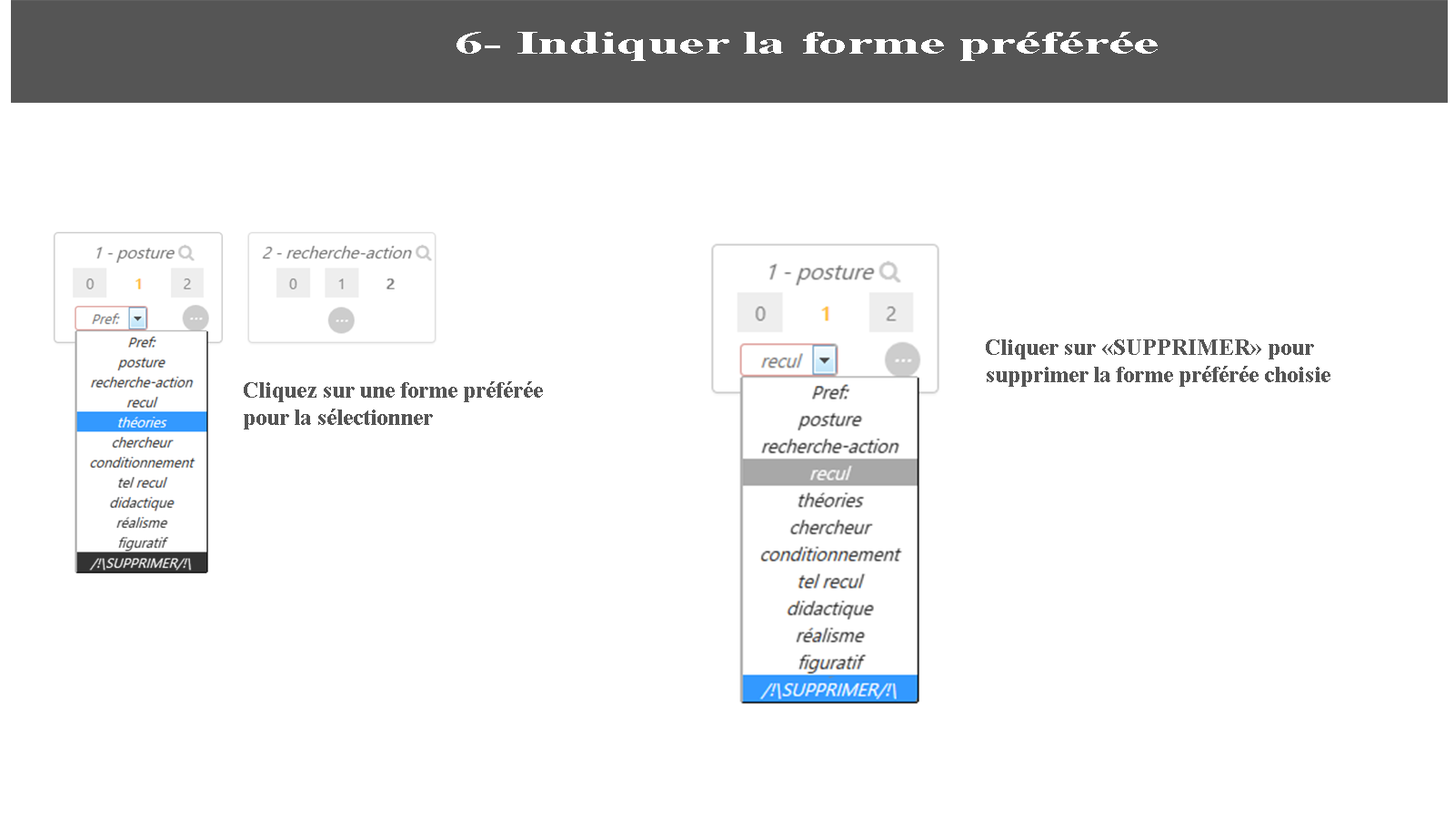
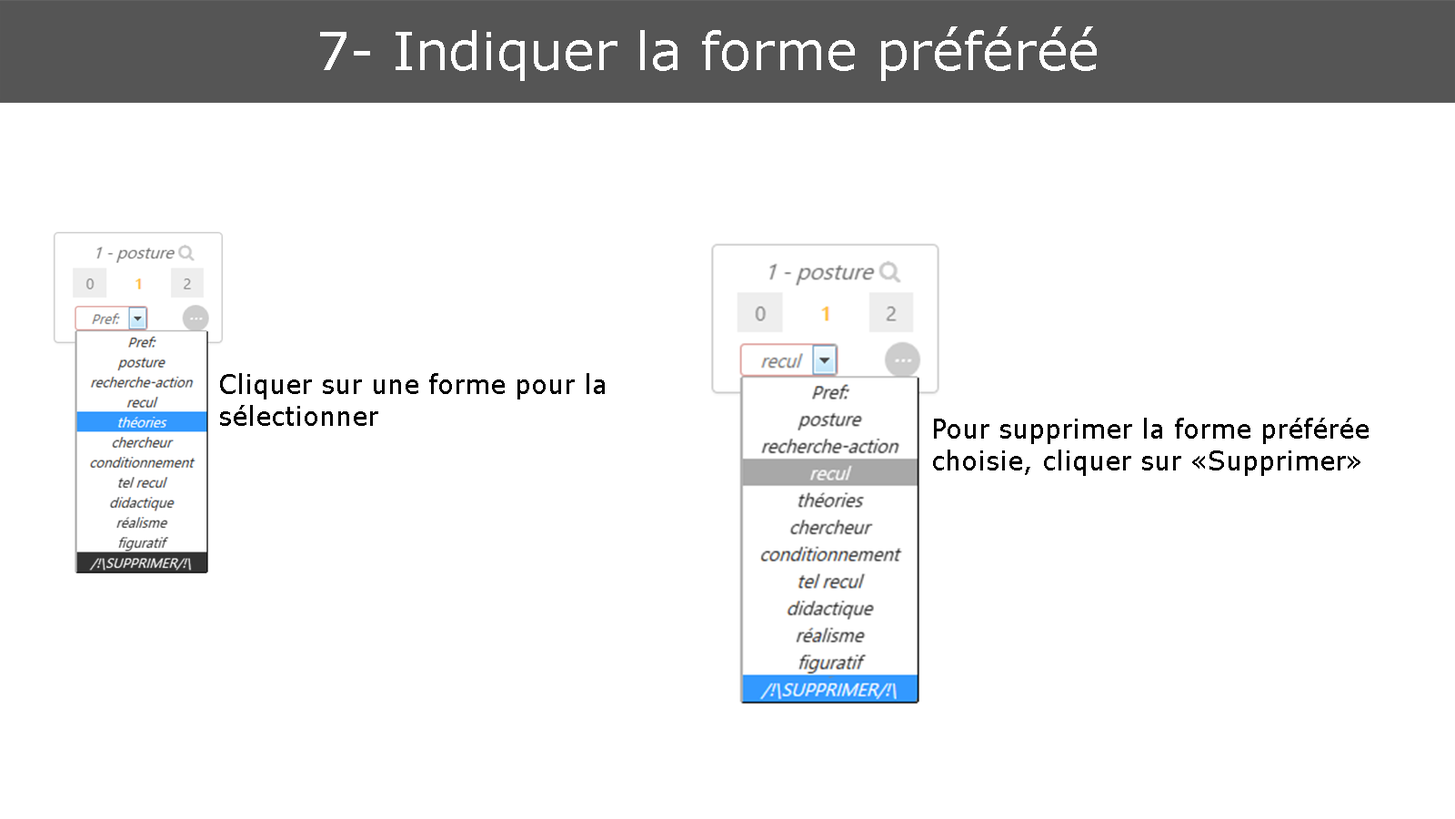
Layer changes from the first w=1455, h=819 image to the second:
added layer "Pour supprimer la forme préférée choisie, cliquer sur «Supprime" above "Cliquer sur une forme pour la sélectionner" over (x1=933, y1=417, x2=1369, y2=476)
renamed "Cliquez sur une forme préférée pour la sélectionner" to "Cliquer sur une forme pour la sélectionner", moved it above "Résumé réduit", painted on it over (x1=220, y1=372, x2=605, y2=430)
removed layer "Cliquer sur «SUPPRIMER» pour supprimer la forme préférée choisi" over (x1=985, y1=339, x2=1331, y2=387)
renamed "6- Indiquer la forme préférée" to "7- Indiquer la forme préférée", hid it, painted on it over (x1=456, y1=30, x2=1158, y2=75)
added layer "7- Indiquer la forme préféréé" above "Calque 2" over (x1=320, y1=26, x2=1097, y2=81)
painted on "Calque 2" over (x1=0, y1=0, x2=1455, y2=103)
painted on "preference copie" over (x1=247, y1=231, x2=437, y2=345)
painted on "preference" over (x1=247, y1=231, x2=437, y2=345)
added layer "fond blanc" over (x1=0, y1=88, x2=1455, y2=476)
